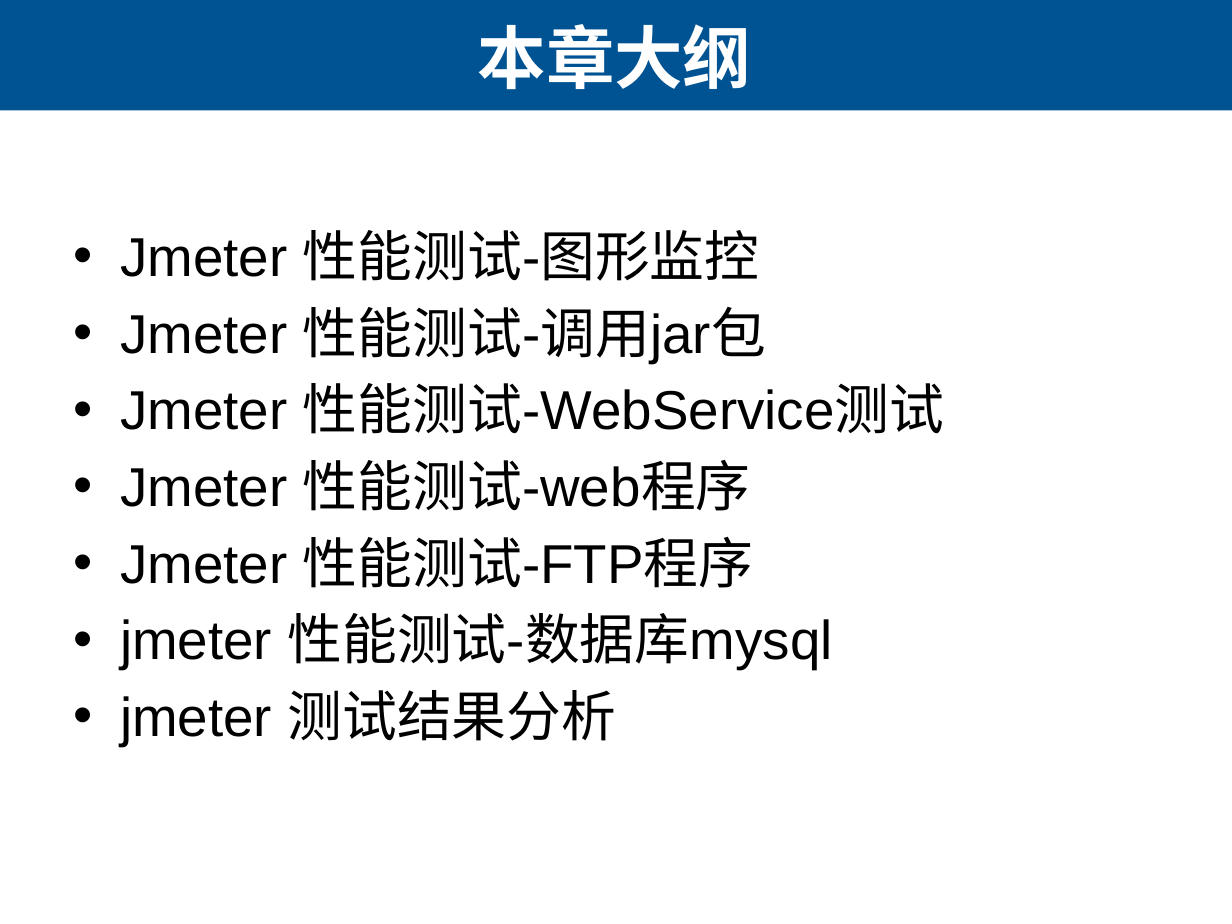
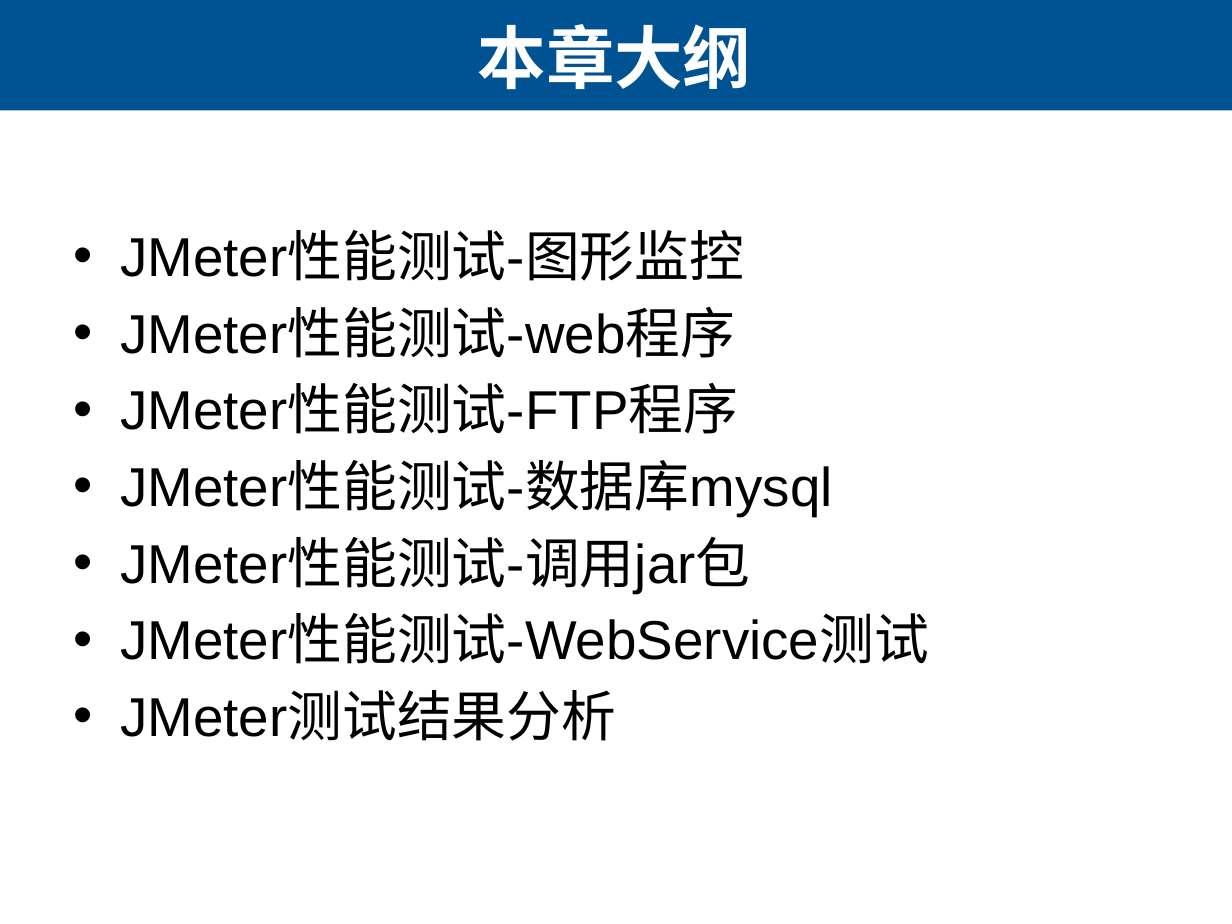
Before and after one commit to lihuanzhen/load-testing, a slide deck: slide 2 of 22 Jmeter性能测试实战.pptx. Drawn at 1232x924 pixels with LibreOffice and Linux fonts; fonts in the diff are those of the drawing. Boxes give left, top, right and bottom in pixels: in the first picture for what was removed or moved away, otherwise in the second. Text is boxed around its words. In the diff, an @@ line names an element or a change of style, - is before the commit and + after.

Commit message:
jmeter

```diff
--- a/22 Jmeter性能测试实战.pptx
+++ b/22 Jmeter性能测试实战.pptx
@@ text at [120,233,929,741]: text changed @@
-• Jmeter 性能测试-图形监控
-• Jmeter 性能测试-调用jar包
-• Jmeter 性能测试-WebService测试
-• Jmeter 性能测试-web程序
-• Jmeter 性能测试-FTP程序
-• jmeter 性能测试-数据库mysql
-• jmeter 测试结果分析
+• JMeter性能测试-图形监控
+• JMeter性能测试-web程序
+• JMeter性能测试-FTP程序
+• JMeter性能测试-数据库mysql
+• JMeter性能测试-调用jar包
+• JMeter性能测试-WebService测试
+• JMeter测试结果分析
```
Also in this commit, not shown: 10 other slides changed, 3 slides added, 4 slides removed, 1 other file.
